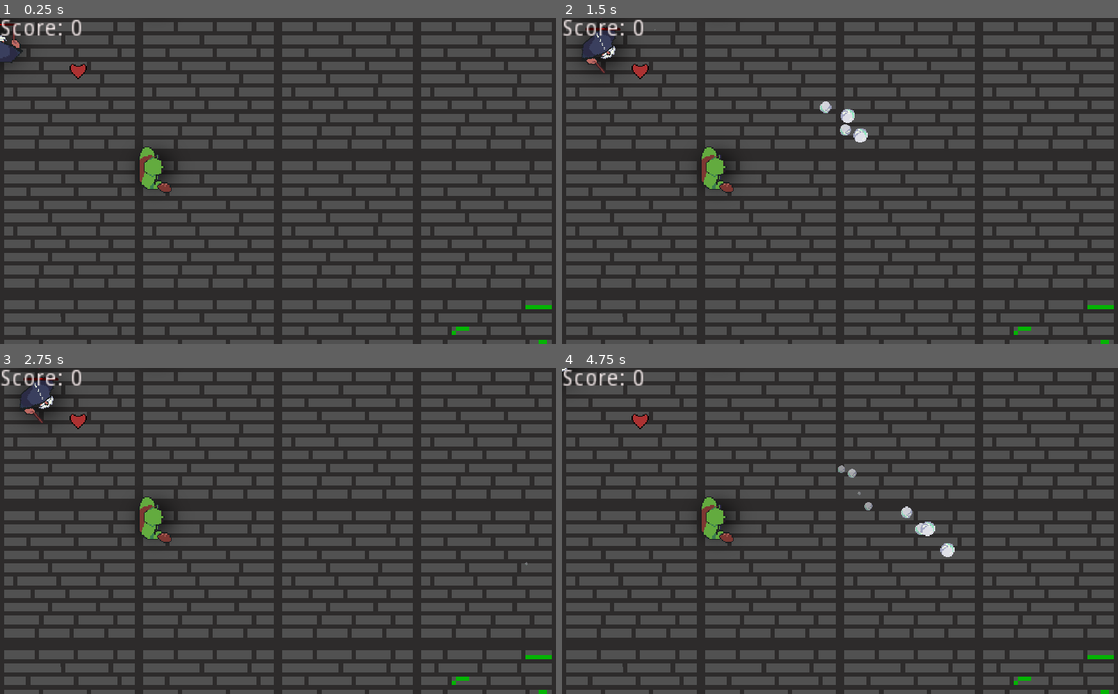
Above: before the commit, frames 1-4 (two rows, left to right).
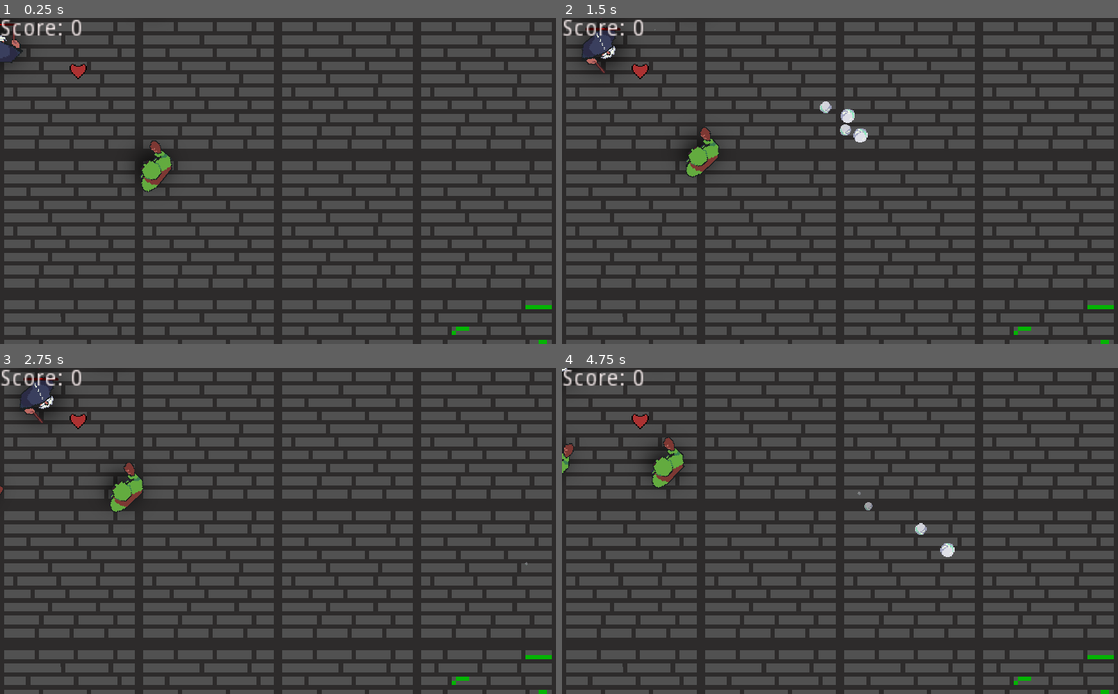
Above: after the commit, the same moments.

Repository: SuperBrainBro/SecondThoughts
Game: Godot game, scene res://Main/Main.tscn
The game is run twice, just before and just after one commit, with the same random seed, the same clock (stepped at 60 frames per second) and the same inputs. The engine's default icon, where the game draws it, is replaced by a stand-in: a white triangle on a blue panel in a dark square.
Inputs (mouse positions are in pixels of both pictures, inside the frame that each line leads up to):
- Up to frame 1 (0.25 s): no input
- Up to frame 2 (1.5 s): move the mouse to (962, 164) at 0.52 s; hold D (move_right) 0.53-1.28 s; click (962, 164) at 0.6 s; move the mouse to (728, 197) at 1.27 s; hold S (move_down) from 1.28 s (still down); tap Tab (change_player) at 1.35 s
- Up to frame 3 (2.75 s): move the mouse to (333, 459) at 2.02 s; release S (move_down) at 2.03 s; hold D (move_right) from 2.03 s (still down); click (333, 459) at 2.1 s
- Up to frame 4 (4.75 s): move the mouse to (812, 596) at 2.77 s; release D (move_right) at 2.78 s; hold W (move_up) 2.78-3.53 s; tap Tab (change_player) at 2.85, 4.35 s; move the mouse to (1006, 579) at 3.52 s; hold A (move_left) from 3.53 s (still down); click (1006, 579) at 3.6 s; move the mouse to (673, 482) at 4.27 s

The runs differ from the first frame. In frame 1, 0.5% of the frame differs, in the area x 25-31%, y 37-54%; in frame 2, 0.8%; in frame 3, 1.1%; in frame 4, 1.4%, in the area x 0-68%, y 21-54%.
Error in both runs: Trying to assign value of type 'Node2D' to a variable of type 'Camera2D'. (res://Main/Main.gd:9)

Commit message:
ITS BROKEN! HELP!

Diff:
--- a/WGJ136/Enemy/Enemy.gd
+++ b/WGJ136/Enemy/Enemy.gd
@@ -1,8 +1,8 @@
 extends Area2D
 class_name Enemy
 
-onready var player1: Player = $"../../PlayerHolder/Player1"
-onready var player2: Player = $"../../PlayerHolder/Player2"
+onready var player1 = $"../../PlayerHolder/Player1"
+onready var player2 = $"../../PlayerHolder/Player2"
 
 export var follow_speed: float
 export var damage: float
@@ -12,7 +12,7 @@
 
 onready var health: float = max_health
 
-var target_player: Player
+var target_player
 
 func _ready() -> void:
 	randomize()
--- a/WGJ136/Enemy/Enemy.tscn
+++ b/WGJ136/Enemy/Enemy.tscn
@@ -1,7 +1,7 @@
 [gd_scene load_steps=5 format=2]
 
 [ext_resource path="res://Enemy/FixedSprites/Ogre1.png" type="Texture" id=1]
-[ext_resource path="res://Enemy/Enemy.gd" type="Script" id=2]
+[ext_resource path="res://Enemy/EnemyOld.gd" type="Script" id=2]
 [ext_resource path="res://Shader/Shader.tscn" type="PackedScene" id=3]
 
 [sub_resource type="RectangleShape2D" id=1]
